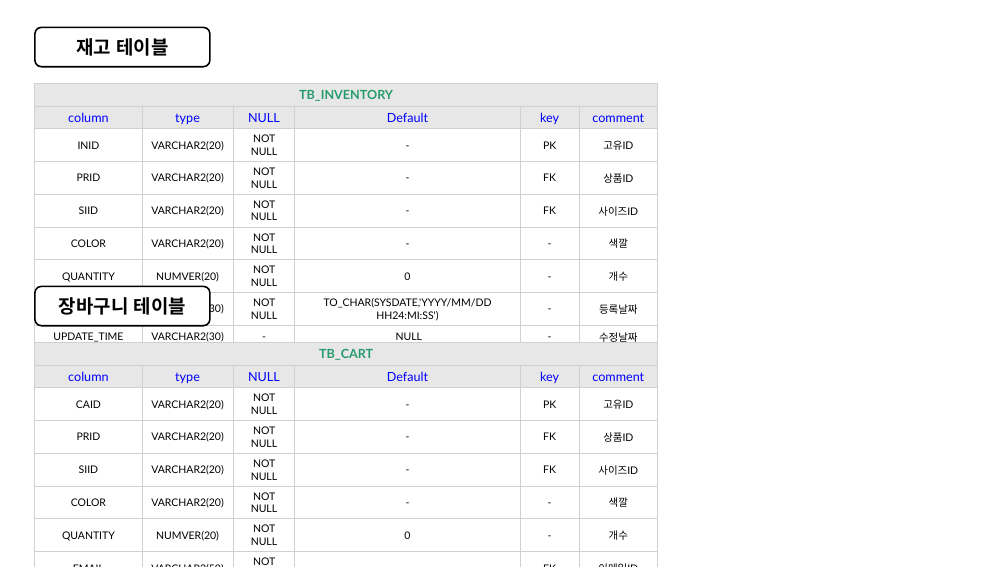
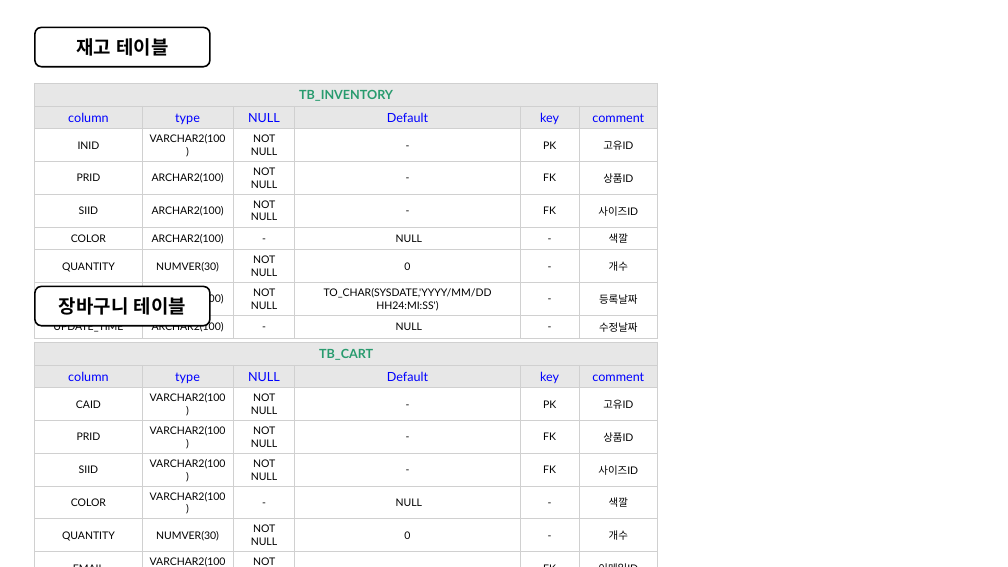
Before and after one commit to Engineer-Han/ITN2024, a slide deck: slide 7 of 01_메뉴얼/데이터 베이스/데이터베이스 스키마.pptx (slide 6 before the commit). Drawn at 1008x567 pixels with LibreOffice and Linux fonts; fonts in the diff are those of the drawing. Boxes give left, top, right and bottom in pixels: in the first picture for what was removed or moved away, otherwise in the second. Text is boxed around its words. In the diff, an @@ line names an element or a change of style, - is before the commit and + after.

```diff
--- a/01_메뉴얼/데이터 베이스/데이터베이스 스키마.pptx
+++ b/01_메뉴얼/데이터 베이스/데이터베이스 스키마.pptx
@@ table at <box>35,83,658,336</box> @@
-row 3, column 2: VARCHAR2(20)
+row 3, column 2: VARCHAR2(100)
-row 4, column 2: VARCHAR2(20)
+row 4, column 2: ARCHAR2(100)
-row 5, column 2: VARCHAR2(20)
+row 5, column 2: ARCHAR2(100)
-row 6: COLOR | VARCHAR2(20) | NOT NULL | - | - | 색깔
+row 6: COLOR | ARCHAR2(100) | - | NULL | - | 색깔
-row 7, column 2: NUMVER(20)
+row 7, column 2: NUMVER(30)
-row 8, column 2: VARCHAR2(30)
+row 8, column 2: ARCHAR2(100)
-row 9, column 2: VARCHAR2(30)
+row 9, column 2: ARCHAR2(100)
@@ table at <box>35,343,658,567</box> @@
-row 3, column 2: VARCHAR2(20)
+row 3, column 2: VARCHAR2(100)
-row 4, column 2: VARCHAR2(20)
+row 4, column 2: VARCHAR2(100)
-row 5, column 2: VARCHAR2(20)
+row 5, column 2: VARCHAR2(100)
-row 6: COLOR | VARCHAR2(20) | NOT NULL | - | - | 색깔
+row 6: COLOR | VARCHAR2(100) | - | NULL | - | 색깔
-row 7, column 2: NUMVER(20)
+row 7, column 2: NUMVER(30)
-row 8, column 2: VARCHAR2(50)
+row 8, column 2: VARCHAR2(100)
-row 9, column 2: VARCHAR2(30)
+row 9, column 2: VARCHAR2(100)
-row 10, column 2: VARCHAR2(30)
+row 10, column 2: VARCHAR2(100)
```
Also in this commit, not shown: 8 other slides changed, 2 slides added, 2 other files.
